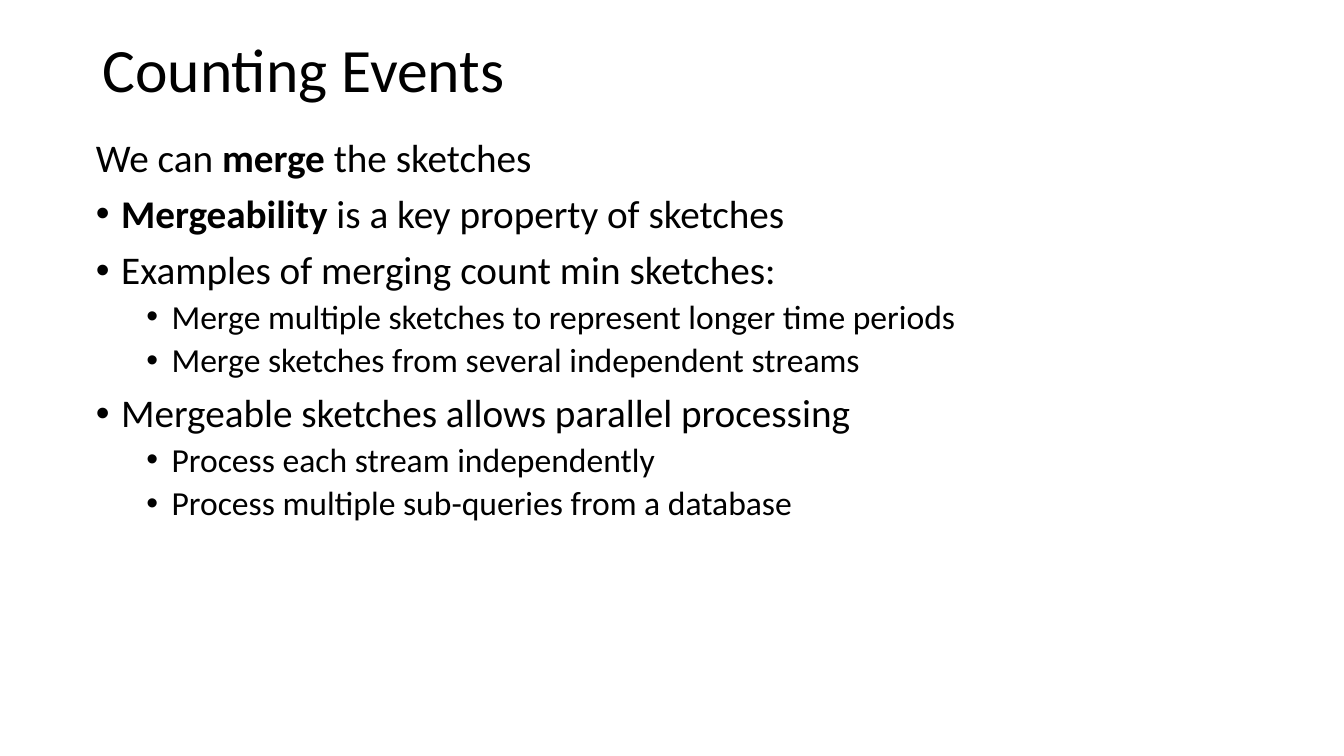
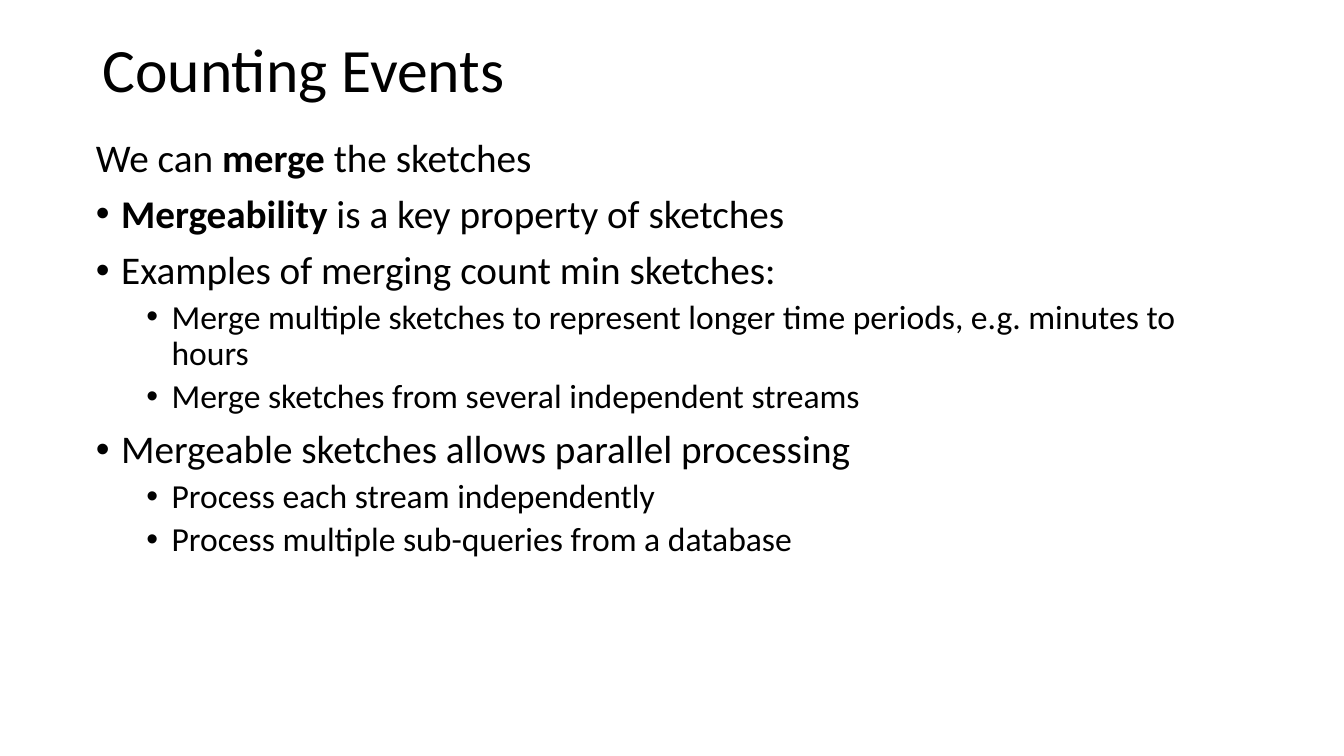
Before and after one commit to StephenElston/CSCI-E-108, a slide deck: slide 82 of slides/6_OnlineAnalytics_Part1.pptx (slide 81 before the commit). Drawn at 1344x756 pixels with LibreOffice and Linux fonts; fonts in the diff are those of the drawing. Boxes give left, top, right and bottom in pixels: in the first picture for what was removed or moved away, otherwise in the second. Text is boxed around its words. In the diff, an @@ line names an element or a change of style, - is before the commit and + after.

Commit message:
Typo corrections from lecture

```diff
--- a/slides/6_OnlineAnalytics_Part1.pptx
+++ b/slides/6_OnlineAnalytics_Part1.pptx
@@ text at box(172, 305, 1176, 366): text changed @@
-  • Merge multiple sketches to represent longer time periods
+  • Merge multiple sketches to represent longer time periods, e.g. minutes to hours
```
Also in this commit, not shown: 9 other slides changed, 1 slide added.
